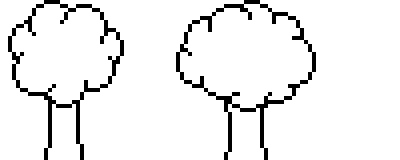
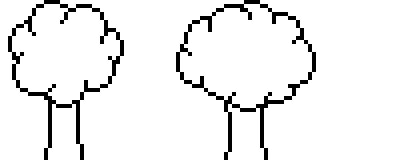
Layer changes from the first 400px x 160px image to the second:
painted on "Calque 1" over [224, 36, 296, 100]
